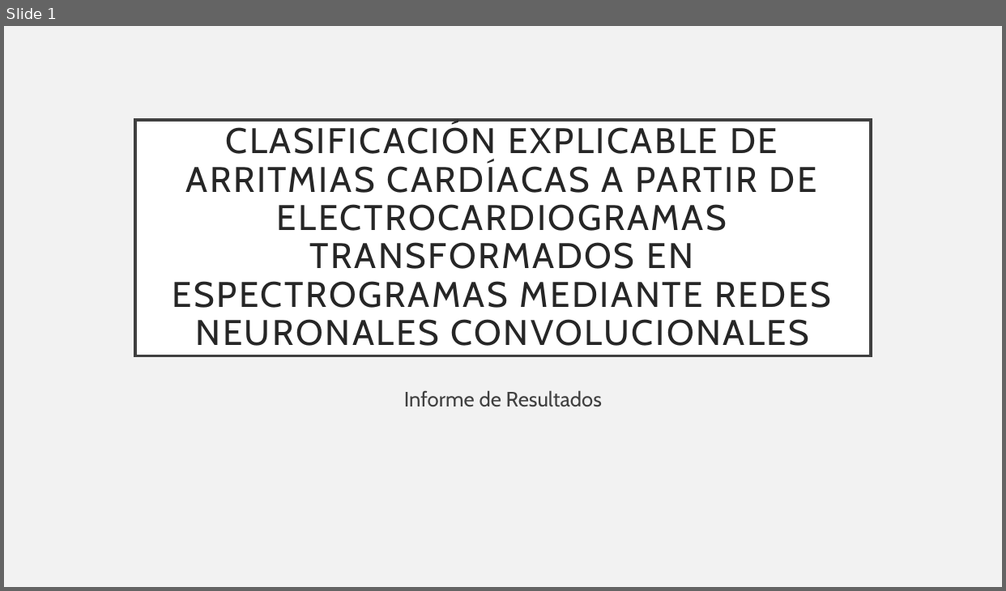
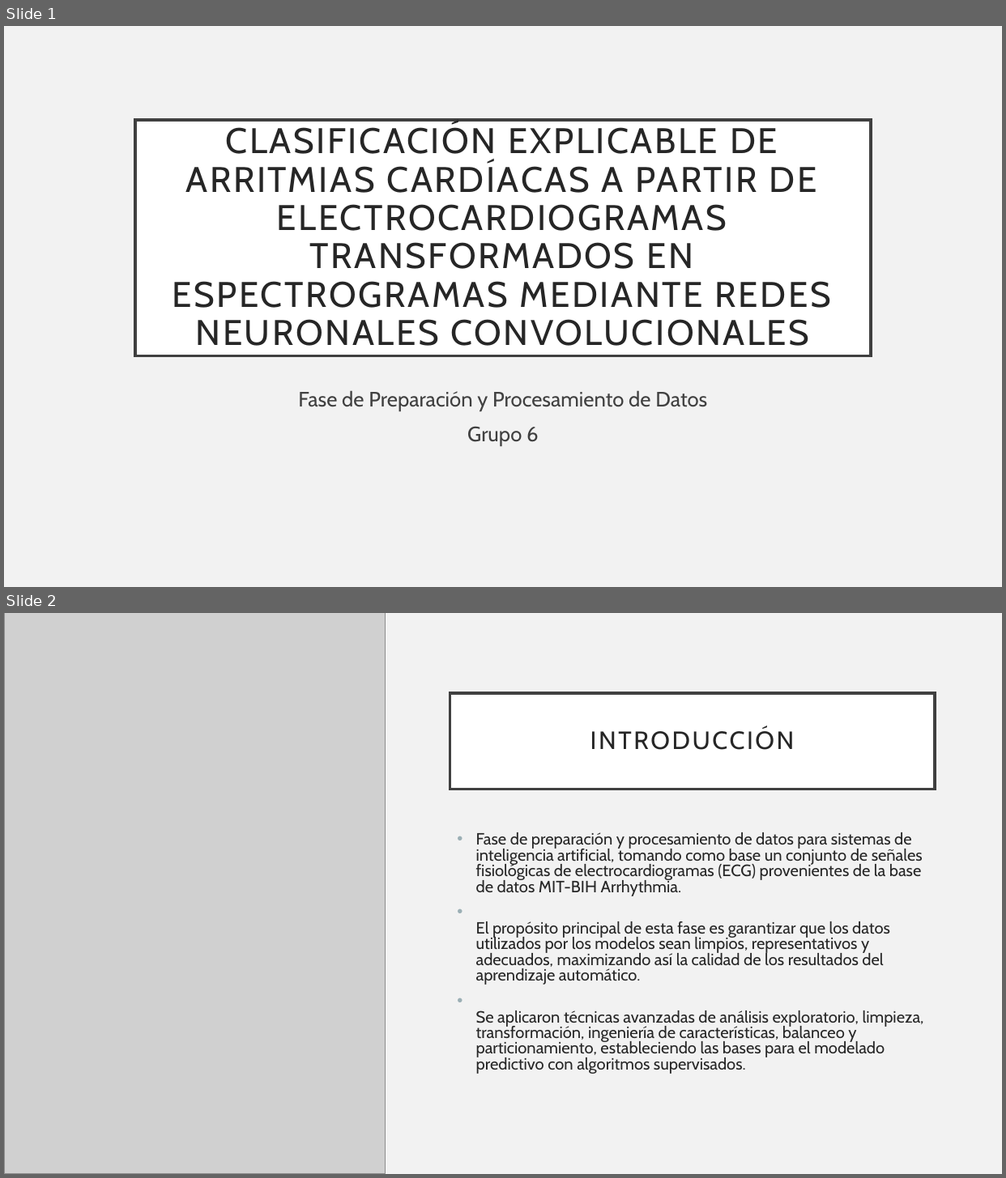
Before and after one commit to luisbustamante-droid/TITULACION_UEES, a slide deck: PresentacionTecnica_Semana2/Clasificación_explicable_dearritmias.pptx. Shown one above the other, each under a label of ours: slide 1 before the commit, slides 1 and 2 after it. The pictures are 1006x591 and 1006x1178 pixels, drawn with LibreOffice and Linux fonts; fonts in the diff are those of the drawing; grey boxes stand for pictures. Boxes give left, top, right and bottom in pixels: in the first picture for what was removed or moved away, otherwise in the second. Text is boxed around its words. In the diff, an @@ line names an element or a change of style, - is before the commit and + after.

Commit message:
Presentación Técnica Semana2

```diff
--- a/PresentacionTecnica_Semana2/Clasificación_explicable_dearritmias.pptx
+++ b/PresentacionTecnica_Semana2/Clasificación_explicable_dearritmias.pptx
@@ slide 2 added at (x1=4, y1=613, x2=1002, y2=1174), background #F2F2F2 @@
@@ picture added at (x1=4, y1=613, x2=385, y2=1174) @@
@@ title added at (x1=450, y1=693, x2=936, y2=789), fill #FFFFFF, outline #404040 2.5 pt, 24 pt, text #262626 @@
+INTRODUCCIÓN
@@ text added at (x1=476, y1=833, x2=924, y2=1074), 15.7 pt, text #262626 @@
+• Fase de preparación y procesamiento de datos para sistemas de inteligencia artificial, tomando como base un conjunto de señales fisiológicas de electrocardiogramas (ECG) provenientes de la base de datos MIT-BIH Arrhythmia.
+• El propósito principal de esta fase es garantizar que los datos utilizados por los modelos sean limpios, representativos y adecuados, maximizando así la calidad de los resultados del aprendizaje automático.
+• Se aplicaron técnicas avanzadas de análisis exploratorio, limpieza, transformación, ingeniería de características, balanceo y particionamiento, estableciendo las bases para el modelado predictivo con algoritmos supervisados.
@@ slide 1 changed as well @@
@@ subtitle at (x1=298, y1=390, x2=707, y2=446): text changed @@
-Informe de Resultados
+Fase de Preparación y Procesamiento de Datos
+Grupo 6
```
Also in this commit, not shown: 2 other slides changed, 6 other slides added, 5 slides removed.
